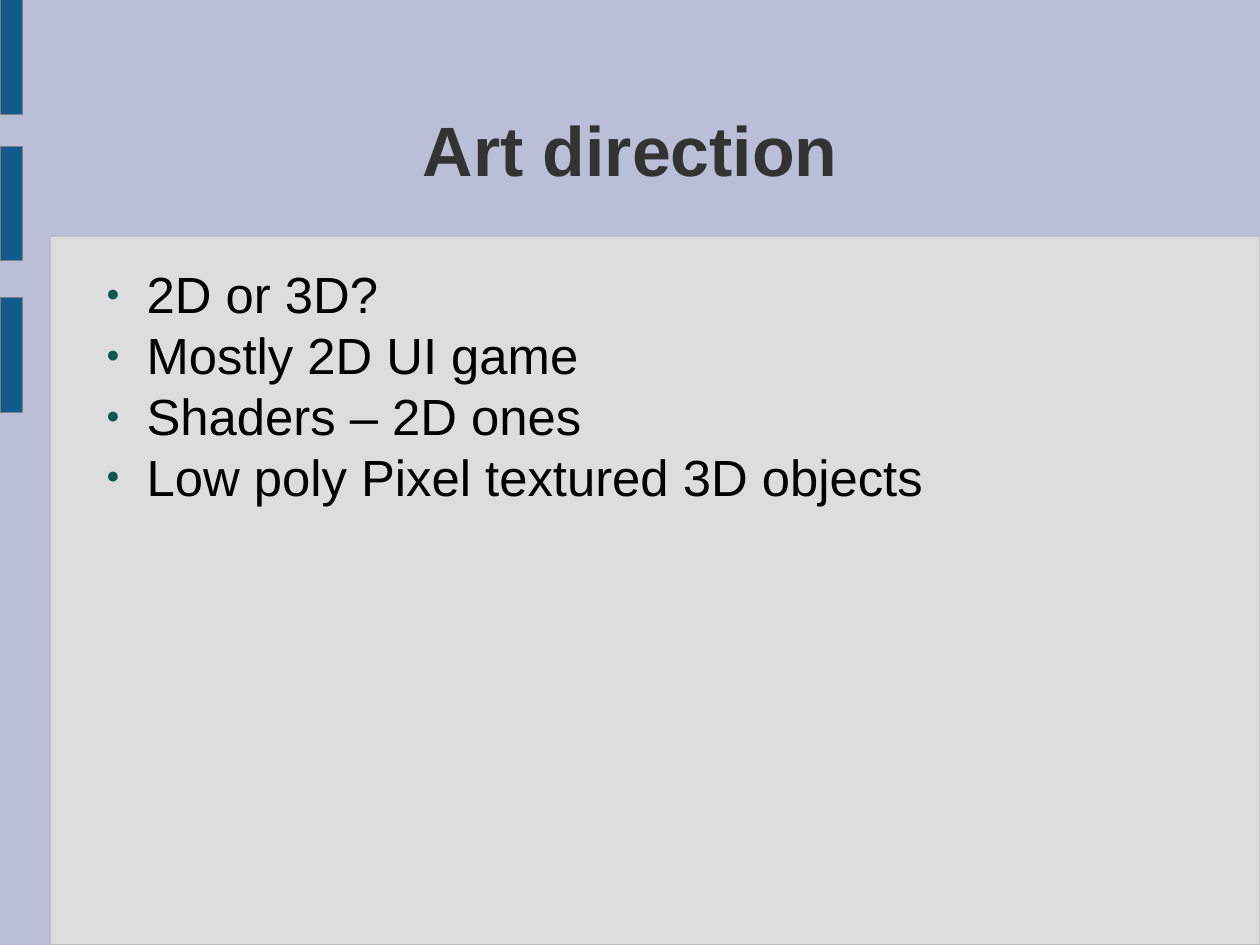
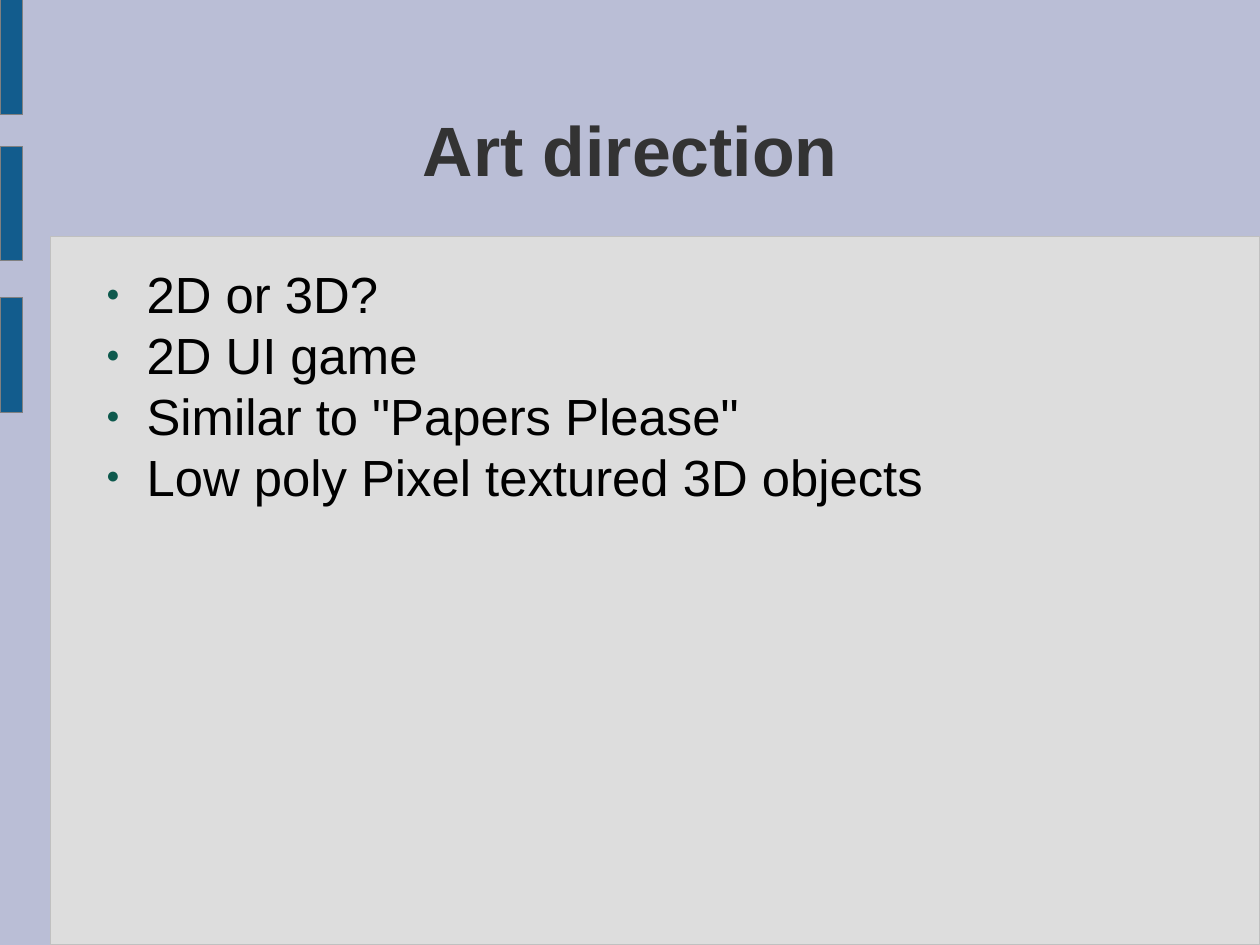
Before and after one commit to ktosox/JingleGameJam2024, a slide deck: slide 3 of GDD.odp. Drawn at 1260x945 pixels with LibreOffice and Linux fonts; fonts in the diff are those of the drawing. Boxes give left, top, right and bottom in pixels: in the first picture for what was removed or moved away, otherwise in the second. Text is boxed around its words. In the diff, an @@ line names an element or a change of style, - is before the commit and + after.

```diff
--- a/GDD.odp
+++ b/GDD.odp
@@ text at box(147, 338, 738, 446): text changed @@
-● Mostly 2D UI game
-● Shaders – 2D ones
+● 2D UI game
+● Similar to "Papers Please"
```
Also in this commit, not shown: 3 other slides changed.
